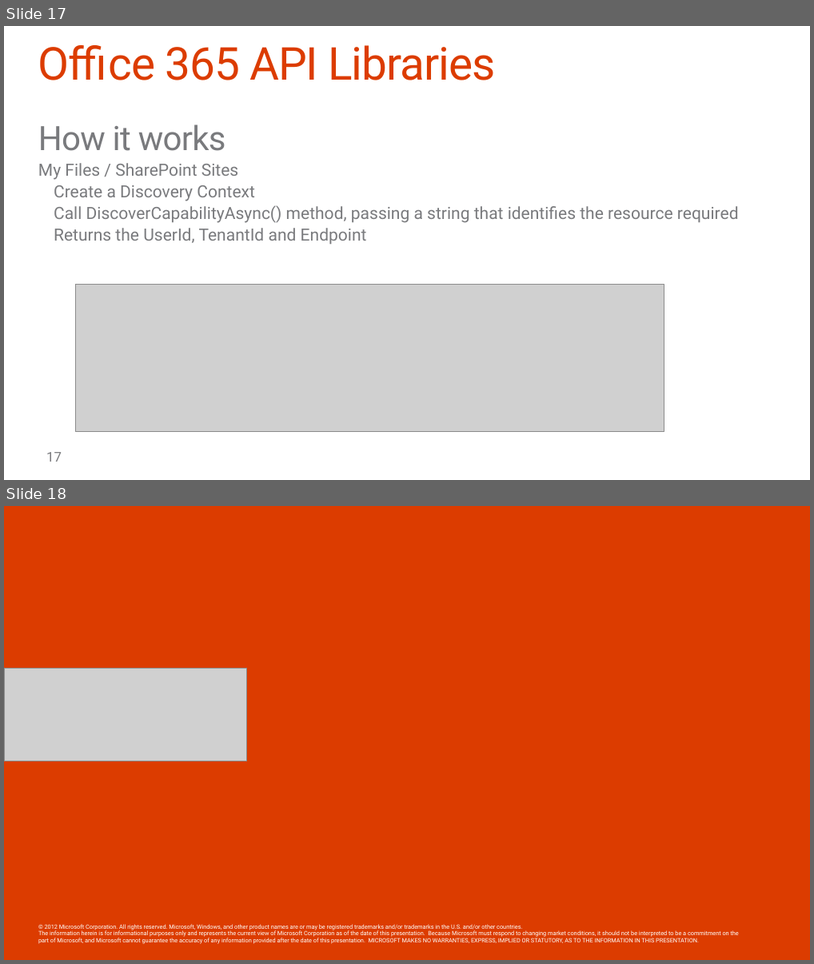
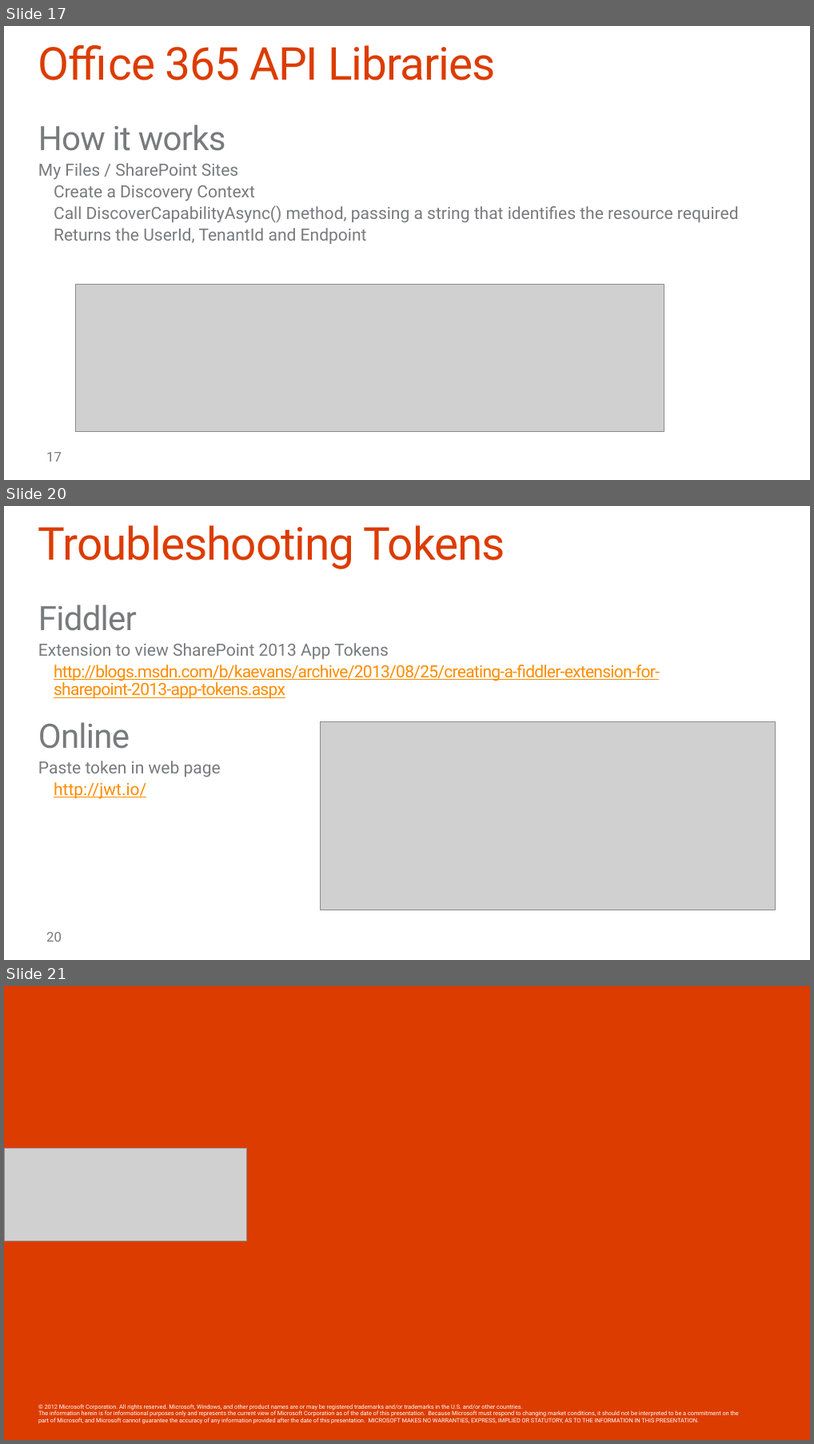
Before and after one commit to OfficeDev/TrainingContent, a slide deck: O3653-1 Deep Dive into Azure AD with the Office 365 APIs/O3653-1 Deep Dive into Azure AD with the Office 365 APIs.pptx. Shown one above the other, each under a label of ours: slides 17 and 18 before the commit, slides 17, 20 and 21 after it; the slides between them are not shown. The pictures are 814x964 and 814x1444 pixels, drawn with LibreOffice and Linux fonts; fonts in the diff are those of the drawing; grey boxes stand for pictures; background and template pictures are left out. Boxes give left, top, right and bottom in pixels: in the first picture for what was removed or moved away, otherwise in the second. Text is boxed around its words. In the diff, an @@ line names an element or a change of style, - is before the commit and + after.

```diff
--- a/O3653-1 Deep Dive into Azure AD with the Office 365 APIs/O3653-1 Deep Dive into Azure AD with the Office 365 APIs.pptx
+++ b/O3653-1 Deep Dive into Azure AD with the Office 365 APIs/O3653-1 Deep Dive into Azure AD with the Office 365 APIs.pptx
@@ slide 20 added at bbox=[4, 506, 810, 960], background #FFFFFF @@
@@ title added at bbox=[38, 525, 506, 569], 54 pt, text #DC3C00 @@
+Troubleshooting Tokens
@@ text added at bbox=[38, 604, 660, 799], 20 pt, text #FF8C00, underline @@
+Fiddler
+  Extension to view SharePoint 2013 App Tokens
+    http://blogs.msdn.com/b/kaevans/archive/2013/08/25/creating-a-fiddler-extension-for-sharepoint-2013-app-tokens.aspx
+Online
+  Paste token in web page
+    http://jwt.io/
@@ picture added at bbox=[320, 721, 776, 909] @@
@@ page number added at bbox=[46, 932, 62, 941], 16 pt, text #797A7D @@
+20
@@ what was slide 18 is now slide 21 @@
```
Also in this commit, not shown: 2 other slides added.
